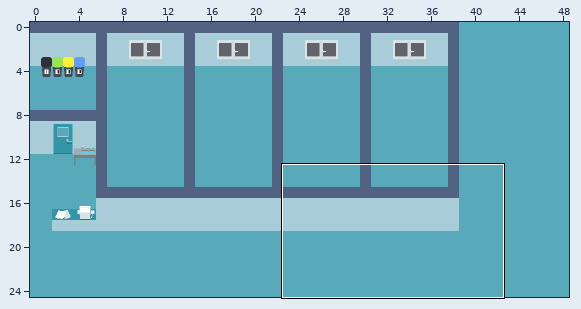
Tiled map, stored at resources/level/hospital.tmx. Above, an overview of the earlier version with the close-up marked.
Close-up. Old version:
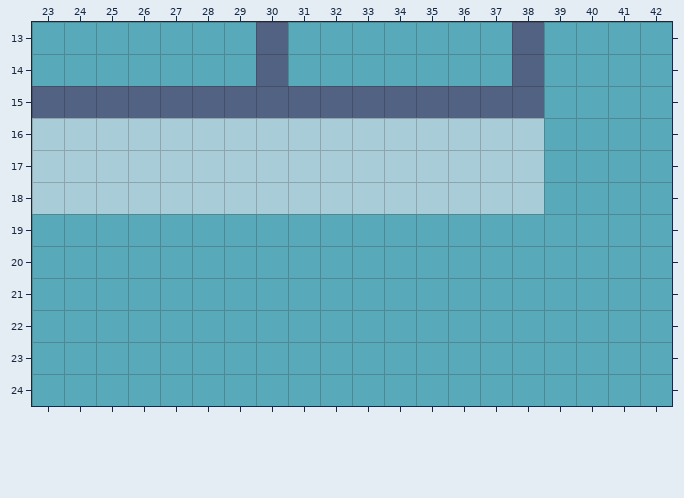
Cells are 16x16 px. Shown: x 23..42, y 13..24. The commit also changed other parts of the map, which this record leaves out.
Once edited:
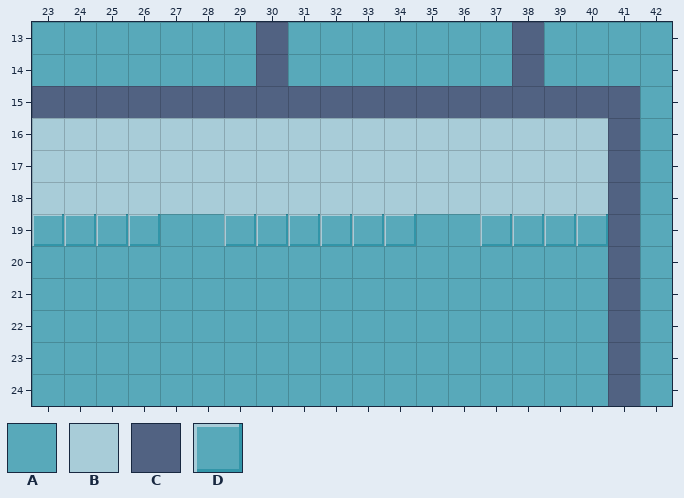
Key: from "sprites": A 0, B 1, C 11, D 82.
_ is an empty cell.
Tiles replaced or removed in this view: A.
Changes in this commit:
Changed rows in their new state; . is an unchanged cell.
Layer "Walls":
first column x 23:
15 ................CCC
16 ................BBC
17 ................BBC
18 ................BBC
19 DDDD..DDDDDD..DDDDC
20 ..................C
21 ..................C
22 ..................C
23 ..................C
24 ..................C
